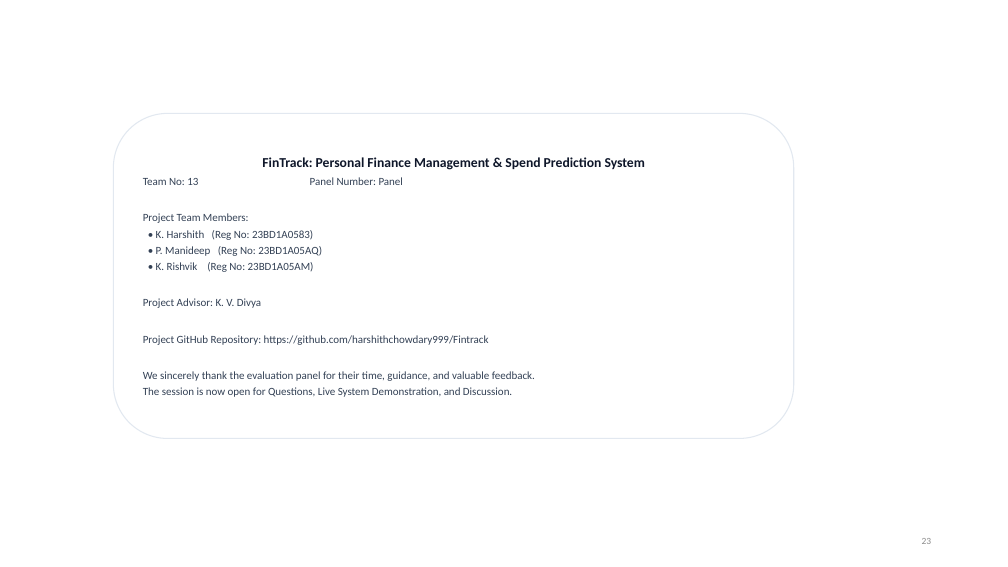
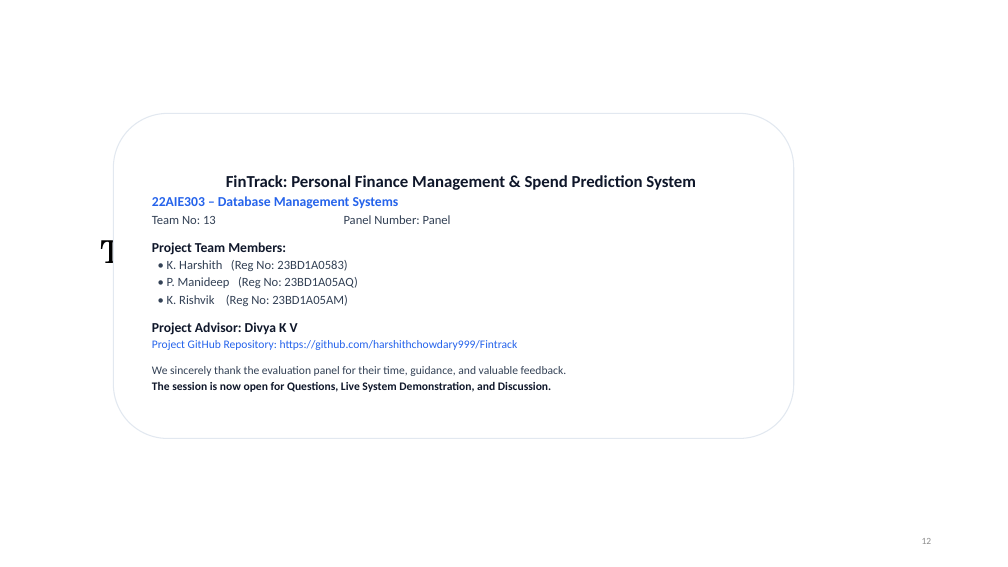
Before and after one commit to harshithchowdary999/Fintrack, a slide deck: slide 12 of FinTrack_Presentation.pptx (slide 23 before the commit). Drawn at 1008x567 pixels with LibreOffice and Linux fonts; fonts in the diff are those of the drawing. Boxes give left, top, right and bottom in pixels: in the first picture for what was removed or moved away, otherwise in the second. Text is boxed around its words. In the diff, an @@ line names an element or a change of style, - is before the commit and + after.

Commit message:
Update FinTrack presentation with exact Amrita DBMS 12-slide template structure and visual diagrams

```diff
--- a/FinTrack_Presentation.pptx
+++ b/FinTrack_Presentation.pptx
@@ text in rounded rectangle at (x1=152, y1=175, x2=696, y2=392): size 13 to 16 pt in "FinTrack: Personal Finance Management & Spend Prediction ..."; size 10.5 to 12 pt in "Team No: 13 Panel Number: Panel", "• K. Harshith (Reg No: 23BD1A0583)", "• P. Manideep (Reg No: 23BD1A05AQ)", "• K. Rishvik (Reg No: 23BD1A05AM)"; size 10.5 to 13 pt in "Project Team Members:"; text colour #334155 to #0F172A, bold on in "Project Team Members:", "The session is now open for Questions, ..."; size 10.5 to 11 pt in "Project GitHub Repository: https://github.com/harshithchowda ...", "We sincerely thank the evaluation panel for ...", "The session is now open for Questions, ..."; text colour #334155 to #2563EB in "Project GitHub Repository: https://github.com/harshithchowda ..."; less space between paragraphs @@
@@ text in rounded rectangle at (x1=152, y1=196, x2=399, y2=209): paragraph added @@
+22AIE303 – Database Management Systems
@@ title added at (x1=100, y1=240, x2=300, y2=271), 30 pt, text #000000 @@
+THANK YOU
@@ text in rounded rectangle at (x1=152, y1=322, x2=298, y2=335): text changed; size 10.5 to 13 pt; text colour #334155 to #0F172A; bold on @@
-Project Advisor: K. V. Divya
+Project Advisor: Divya K V
```
Also in this commit, not shown: 1 other slide changed, 10 slides added, 21 slides removed.
